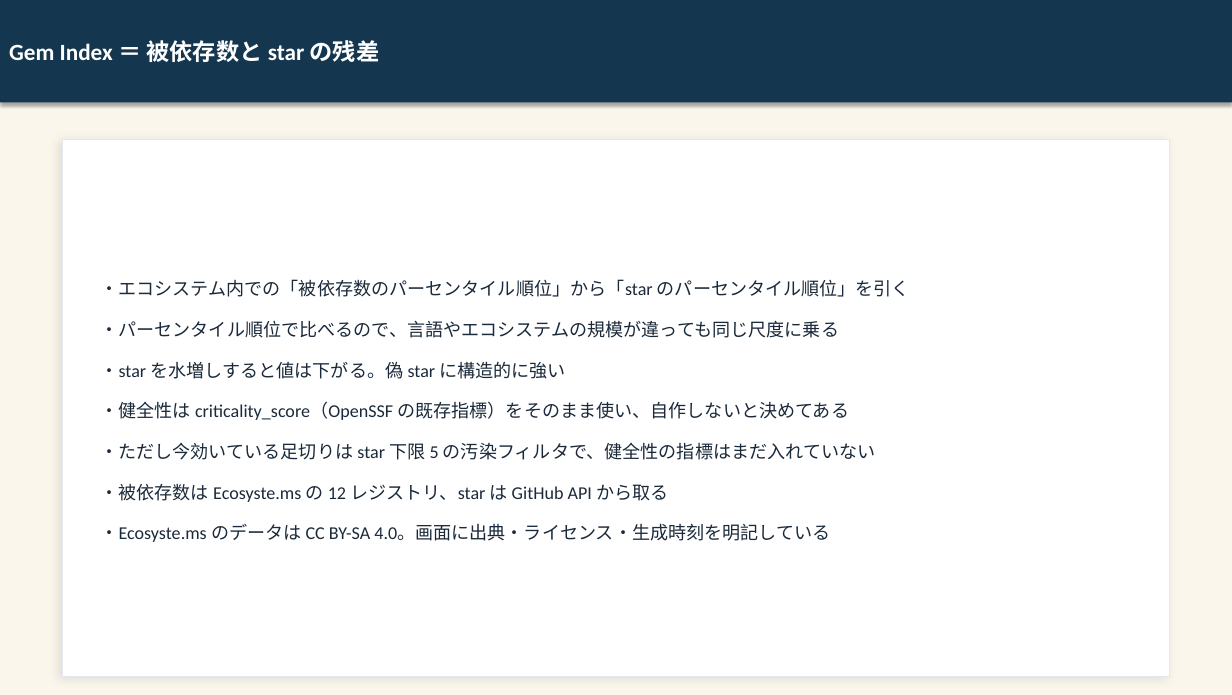
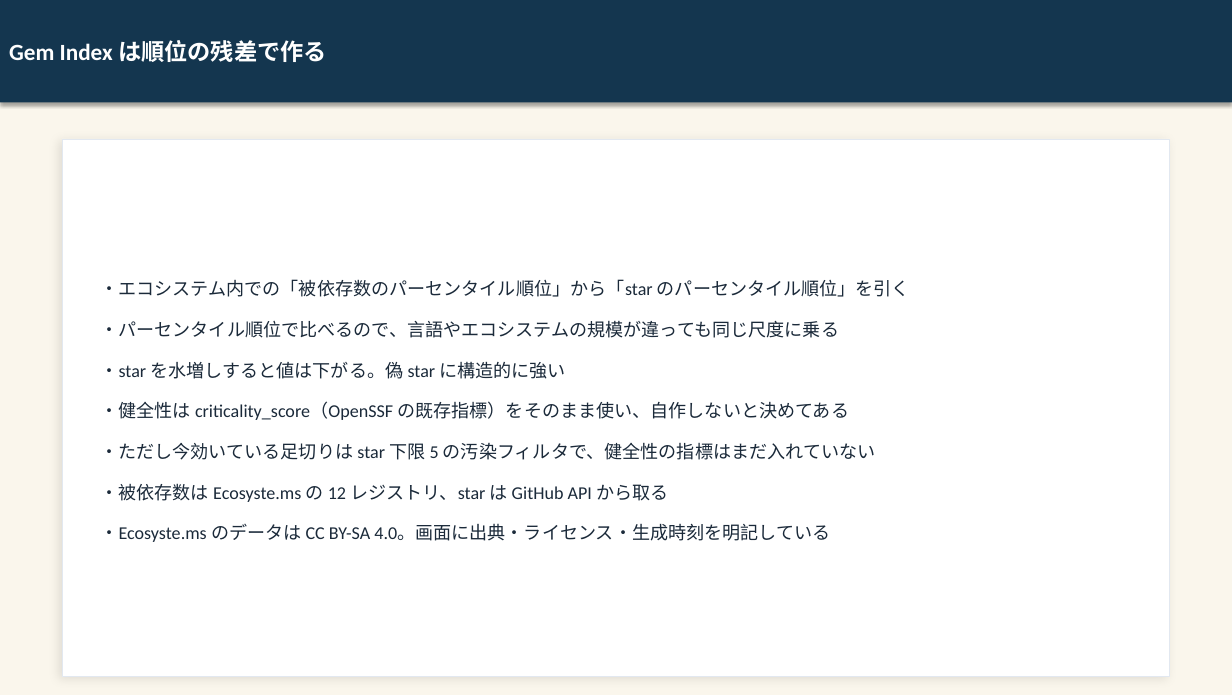
Before and after one commit to kai-kou/gem-hunter, a slide deck: slide 16 of content/slides/project-explanation-20260822/output/gem-hunter_text.pptx. Drawn at 1232x695 pixels with LibreOffice and Linux fonts; fonts in the diff are those of the drawing. Boxes give left, top, right and bottom in pixels: in the first picture for what was removed or moved away, otherwise in the second. Text is boxed around its words. In the diff, an @@ line names an element or a change of style, - is before the commit and + after.

```diff
--- a/content/slides/project-explanation-20260822/output/gem-hunter_text.pptx
+++ b/content/slides/project-explanation-20260822/output/gem-hunter_text.pptx
@@ text in rectangle at box(9, 40, 327, 62): text changed @@
-Gem Index ＝ 被依存数と star の残差
+Gem Index は順位の残差で作る
```
Also in this commit, not shown: 21 other files.
